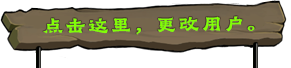
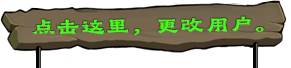
Revision of a layered 291 × 68 image; what changed, layer by layer:
renamed "GraveBustedStoneLishuSc.ttf｜默认" to "项目字体｜点击这里，更改用户。", painted on it over 32, 16, 264, 36
